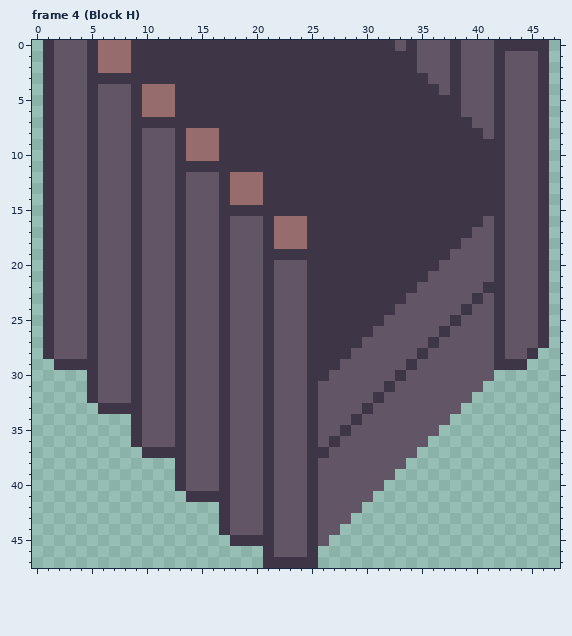
A pixel-art file gets an edit: bleed-client/asesprite/Tiles.aseprite. The picture above was drawn from the file before the commit.
48x48 pixels, 28 frames. Shown: frame 4 (Block H). The commit also changed other frames, which this record leaves out.
After the commit:
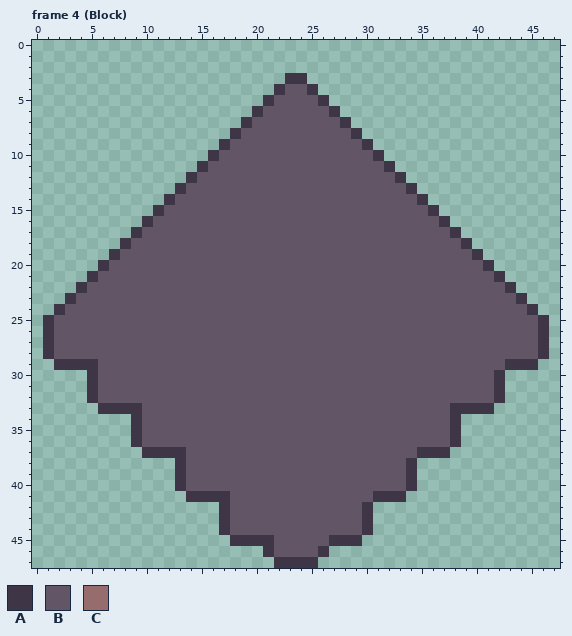
Palette (. is transparent): A #3e3546  B #625565  C #966c6c
The edit:
--- frame 4 (Block)
@@ x 0..47 @@
- 0 .ABBBACCCAAAAAAAAAAAAAAAAAAAAAAAABABBBABBBAAAAA.
- 1 .ABBBACCCAAAAAAAAAAAAAAAAAAAAAAAAAABBBABBBABBBA.
- 2 .ABBBACCCAAAAAAAAAAAAAAAAAAAAAAAAAABBBABBBABBBA.
- 3 .ABBBAAAAAAAAAAAAAAAAAAAAAAAAAAAAAAABBABBBABBBA.
- 4 .ABBBABBBACCCAAAAAAAAAAAAAAAAAAAAAAAABABBBABBBA.
- 5 .ABBBABBBACCCAAAAAAAAAAAAAAAAAAAAAAAAAABBBABBBA.
- 6 .ABBBABBBACCCAAAAAAAAAAAAAAAAAAAAAAAAAABBBABBBA.
- 7 .ABBBABBBAAAAAAAAAAAAAAAAAAAAAAAAAAAAAAABBABBBA.
- 8 .ABBBABBBABBBACCCAAAAAAAAAAAAAAAAAAAAAAAABABBBA.
- 9 .ABBBABBBABBBACCCAAAAAAAAAAAAAAAAAAAAAAAAAABBBA.
-10 .ABBBABBBABBBACCCAAAAAAAAAAAAAAAAAAAAAAAAAABBBA.
-11 .ABBBABBBABBBAAAAAAAAAAAAAAAAAAAAAAAAAAAAAABBBA.
-12 .ABBBABBBABBBABBBACCCAAAAAAAAAAAAAAAAAAAAAABBBA.
-13 .ABBBABBBABBBABBBACCCAAAAAAAAAAAAAAAAAAAAAABBBA.
-14 .ABBBABBBABBBABBBACCCAAAAAAAAAAAAAAAAAAAAAABBBA.
-15 .ABBBABBBABBBABBBAAAAAAAAAAAAAAAAAAAAAAAAAABBBA.
-16 .ABBBABBBABBBABBBABBBACCCAAAAAAAAAAAAAAAABABBBA.
-17 .ABBBABBBABBBABBBABBBACCCAAAAAAAAAAAAAAABBABBBA.
-18 .ABBBABBBABBBABBBABBBACCCAAAAAAAAAAAAAABBBABBBA.
-19 .ABBBABBBABBBABBBABBBAAAAAAAAAAAAAAAAABBBBABBBA.
-20 .ABBBABBBABBBABBBABBBABBBAAAAAAAAAAAABBBBBABBBA.
-21 .ABBBABBBABBBABBBABBBABBBAAAAAAAAAAABBBBBBABBBA.
-22 .ABBBABBBABBBABBBABBBABBBAAAAAAAAAABBBBBBAABBBA.
-23 .ABBBABBBABBBABBBABBBABBBAAAAAAAAABBBBBBABABBBA.
-24 .ABBBABBBABBBABBBABBBABBBAAAAAAAABBBBBBABBABBBA.
-25 .ABBBABBBABBBABBBABBBABBBAAAAAAABBBBBBABBBABBBA.
-26 .ABBBABBBABBBABBBABBBABBBAAAAAABBBBBBABBBBABBBA.
-27 .ABBBABBBABBBABBBABBBABBBAAAAABBBBBBABBBBBABBBA.
-28 .ABBBABBBABBBABBBABBBABBBAAAABBBBBBABBBBBBABBA..
-29 ..AAAABBBABBBABBBABBBABBBAAABBBBBBABBBBBBBAAA...
-30 .....ABBBABBBABBBABBBABBBAABBBBBBABBBBBBBB......
-31 .....ABBBABBBABBBABBBABBBABBBBBBABBBBBBBB.......
-32 .....ABBBABBBABBBABBBABBBABBBBBABBBBBBBB........
-33 ......AAAABBBABBBABBBABBBABBBBABBBBBBBB.........
-34 .........ABBBABBBABBBABBBABBBABBBBBBBB..........
-35 .........ABBBABBBABBBABBBABBABBBBBBBB...........
-36 .........ABBBABBBABBBABBBABABBBBBBBB............
-37 ..........AAAABBBABBBABBBAABBBBBBBB.............
-38 .............ABBBABBBABBBABBBBBBBB..............
-39 .............ABBBABBBABBBABBBBBBB...............
-40 .............ABBBABBBABBBABBBBBB................
-41 ..............AAAABBBABBBABBBBB.................
-42 .................ABBBABBBABBBB..................
-43 .................ABBBABBBABBB...................
-44 .................ABBBABBBABB....................
-45 ..................AAAABBBAB.....................
-46 .....................ABBBA......................
-47 .....................AAAAA......................
+ 0 ................................................
+ 1 ................................................
+ 2 ................................................
+ 3 .......................AA.......................
+ 4 ......................ABBA......................
+ 5 .....................ABBBBA.....................
+ 6 ....................ABBBBBBA....................
+ 7 ...................ABBBBBBBBA...................
+ 8 ..................ABBBBBBBBBBA..................
+ 9 .................ABBBBBBBBBBBBA.................
+10 ................ABBBBBBBBBBBBBBA................
+11 ...............ABBBBBBBBBBBBBBBBA...............
+12 ..............ABBBBBBBBBBBBBBBBBBA..............
+13 .............ABBBBBBBBBBBBBBBBBBBBA.............
+14 ............ABBBBBBBBBBBBBBBBBBBBBBA............
+15 ...........ABBBBBBBBBBBBBBBBBBBBBBBBA...........
+16 ..........ABBBBBBBBBBBBBBBBBBBBBBBBBBA..........
+17 .........ABBBBBBBBBBBBBBBBBBBBBBBBBBBBA.........
+18 ........ABBBBBBBBBBBBBBBBBBBBBBBBBBBBBBA........
+19 .......ABBBBBBBBBBBBBBBBBBBBBBBBBBBBBBBBA.......
+20 ......ABBBBBBBBBBBBBBBBBBBBBBBBBBBBBBBBBBA......
+21 .....ABBBBBBBBBBBBBBBBBBBBBBBBBBBBBBBBBBBBA.....
+22 ....ABBBBBBBBBBBBBBBBBBBBBBBBBBBBBBBBBBBBBBA....
+23 ...ABBBBBBBBBBBBBBBBBBBBBBBBBBBBBBBBBBBBBBBBA...
+24 ..ABBBBBBBBBBBBBBBBBBBBBBBBBBBBBBBBBBBBBBBBBBA..
+25 .ABBBBBBBBBBBBBBBBBBBBBBBBBBBBBBBBBBBBBBBBBBBBA.
+26 .ABBBBBBBBBBBBBBBBBBBBBBBBBBBBBBBBBBBBBBBBBBBBA.
+27 .ABBBBBBBBBBBBBBBBBBBBBBBBBBBBBBBBBBBBBBBBBBBBA.
+28 .ABBBBBBBBBBBBBBBBBBBBBBBBBBBBBBBBBBBBBBBBBBBBA.
+29 ..AAAABBBBBBBBBBBBBBBBBBBBBBBBBBBBBBBBBBBBBAAA..
+30 .....ABBBBBBBBBBBBBBBBBBBBBBBBBBBBBBBBBBBBA.....
+31 .....ABBBBBBBBBBBBBBBBBBBBBBBBBBBBBBBBBBBBA.....
+32 .....ABBBBBBBBBBBBBBBBBBBBBBBBBBBBBBBBBBBBA.....
+33 ......AAAABBBBBBBBBBBBBBBBBBBBBBBBBBBBAAAA......
+34 .........ABBBBBBBBBBBBBBBBBBBBBBBBBBBBA.........
+35 .........ABBBBBBBBBBBBBBBBBBBBBBBBBBBBA.........
+36 .........ABBBBBBBBBBBBBBBBBBBBBBBBBBBBA.........
+37 ..........AAAABBBBBBBBBBBBBBBBBBBBBAAA..........
+38 .............ABBBBBBBBBBBBBBBBBBBBA.............
+39 .............ABBBBBBBBBBBBBBBBBBBBA.............
+40 .............ABBBBBBBBBBBBBBBBBBBBA.............
+41 ..............AAAABBBBBBBBBBBBBAAA..............
+42 .................ABBBBBBBBBBBBA.................
+43 .................ABBBBBBBBBBBBA.................
+44 .................ABBBBBBBBBBBBA.................
+45 ..................AAAABBBBBAAA..................
+46 .....................ABBBBA.....................
+47 ......................AAAA......................
